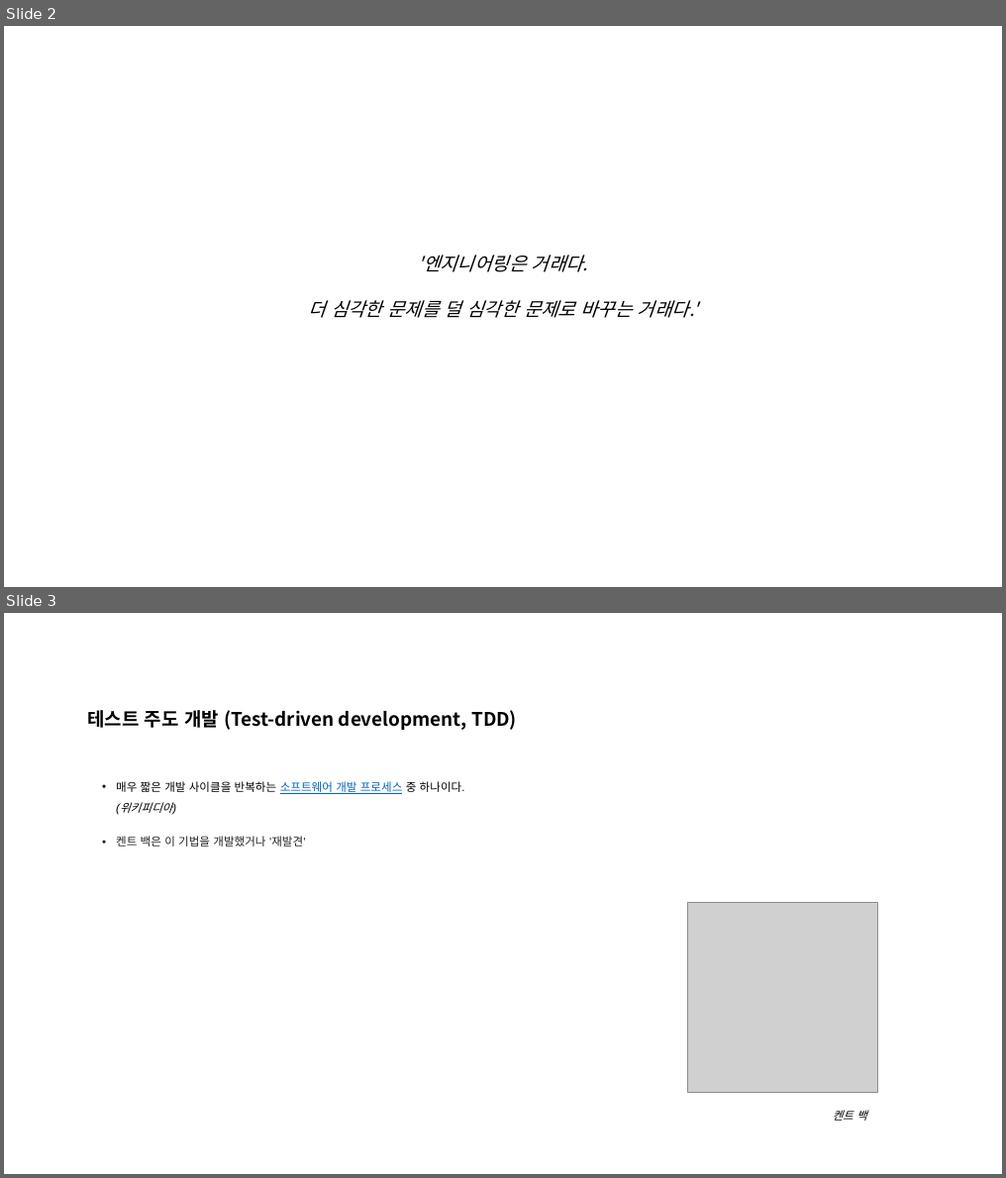
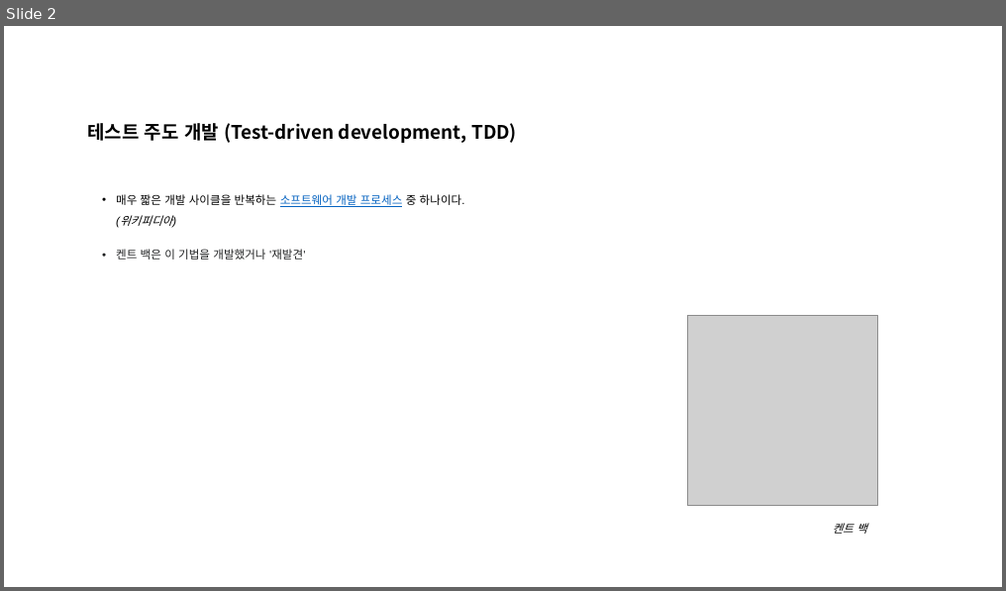
Before and after one commit to sang-hyeon/TDD-MusicPlayer, a slide deck: TDD 세미나 자료.pptx. Shown one above the other, each under a label of ours: slides 2 and 3 before the commit, slide 2 after it. The pictures are 1006x1178 and 1006x591 pixels, drawn with LibreOffice and Linux fonts; fonts in the diff are those of the drawing; grey boxes stand for pictures. Boxes give left, top, right and bottom in pixels: in the first picture for what was removed or moved away, otherwise in the second. Text is boxed around its words. In the diff, an @@ line names an element or a change of style, - is before the commit and + after.

```diff
--- a/TDD 세미나 자료.pptx
+++ b/TDD 세미나 자료.pptx
@@ slide 2 removed at <box>4,26,1002,587</box>, background #FFFFFF @@
@@ text removed at <box>308,255,698,318</box> @@
-'엔지니어링은 거래다.
-더 심각한 문제를 덜 심각한 문제로 바꾸는 거래다.'
@@ what was slide 3 is now slide 2 @@
```
Also in this commit, not shown: 2 slides changed, 1 slide added.
